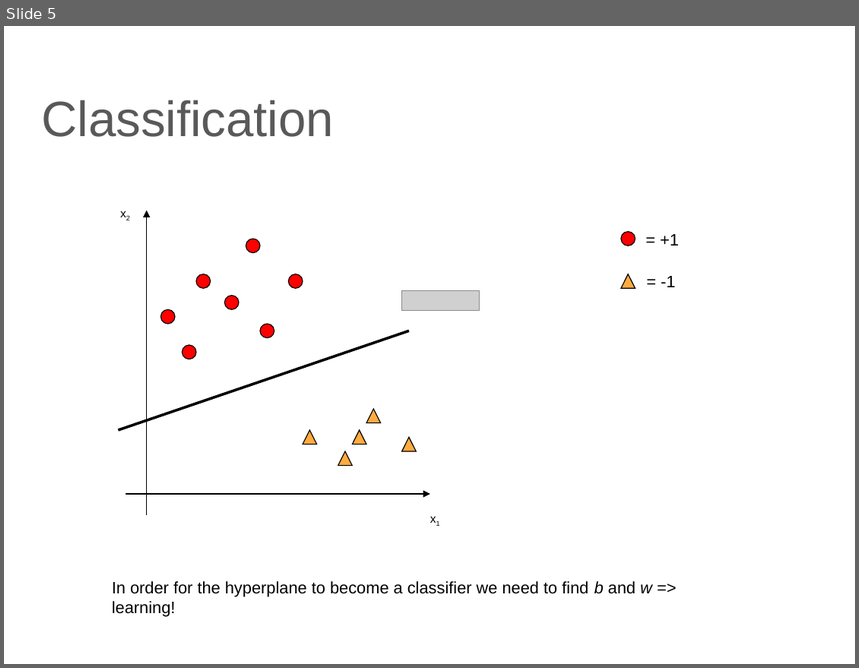
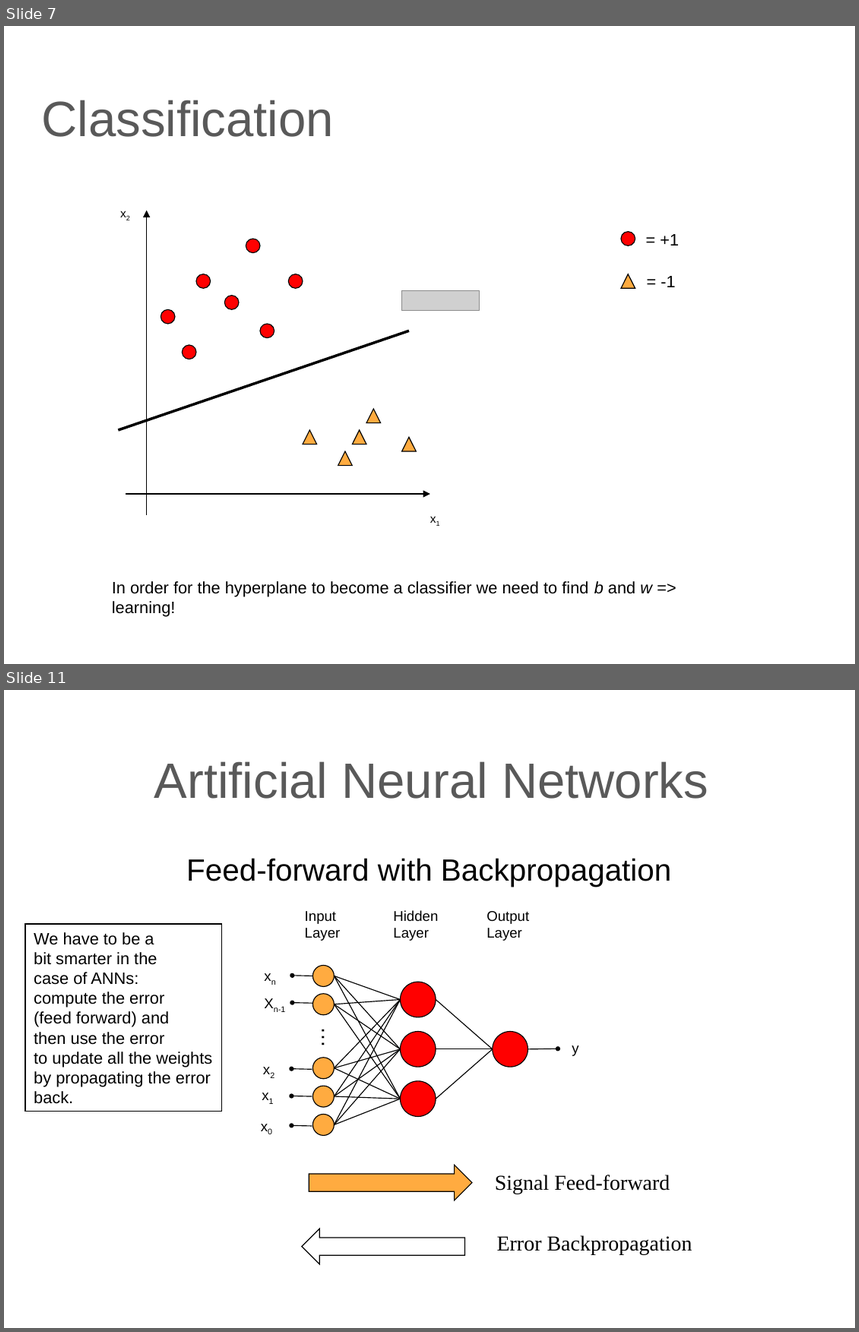
Before and after one commit to lutzhamel/CSC310, a slide deck: 14-ANN.pptx. Shown one above the other, each under a label of ours: slide 5 before the commit, slides 7 and 11 after it; the slides between them are not shown. The pictures are 859x668 and 859x1332 pixels, drawn with LibreOffice and Linux fonts; fonts in the diff are those of the drawing; grey boxes stand for pictures. Boxes give left, top, right and bottom in pixels: in the first picture for what was removed or moved away, otherwise in the second. Text is boxed around its words. In the diff, an @@ line names an element or a change of style, - is before the commit and + after.

```diff
--- a/14-ANN.pptx
+++ b/14-ANN.pptx
@@ slide 11 added at <box>4,690,855,1328</box>, background #FFFFFF @@
@@ title added at <box>154,761,709,799</box>, 42 pt, text #595959 @@
+Artificial Neural Networks
@@ text added at <box>186,858,671,887</box>, 26 pt, text #000000 @@
+Feed-forward with Backpropagation
@@ group added at <box>253,910,579,1138</box>: 18 lines, 10 texts, 9 ellipses, 6 arrows @@
+…
+x0
+x1
+x2
+Xn-1
+xn
+y
+Input
+Layer
+Hidden
+Layer
+Output
+Layer
@@ rectangle added at <box>25,924,222,1111</box>, outline #000000 0.75 pt, 14 pt, text #000000 @@
+We have to be a
+bit smarter in the
+case of ANNs:
+compute the error
+(feed forward) and
+then use the error
+to update all the weights
+by propagating the error
+back.
@@ right arrow added at <box>309,1165,472,1201</box>, fill #FFAB40, outline #000000 0.75 pt @@
@@ text added at <box>495,1175,670,1195</box>, 18 pt, text #000000 @@
+Signal Feed-forward
@@ right arrow added at <box>302,1229,465,1265</box>, fill #FFFFFF, outline #000000 0.75 pt @@
@@ text added at <box>497,1236,693,1255</box>, 18 pt, text #000000 @@
+Error Backpropagation
@@ what was slide 5 is now slide 7 @@
```
Also in this commit, not shown: 16 other slides added, 3 slides removed, 5 other files.
